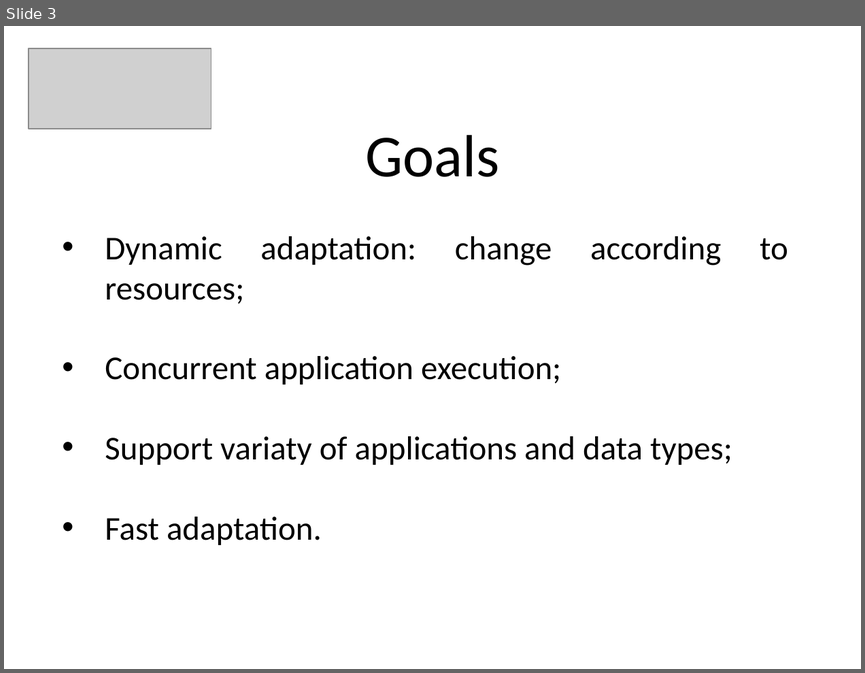
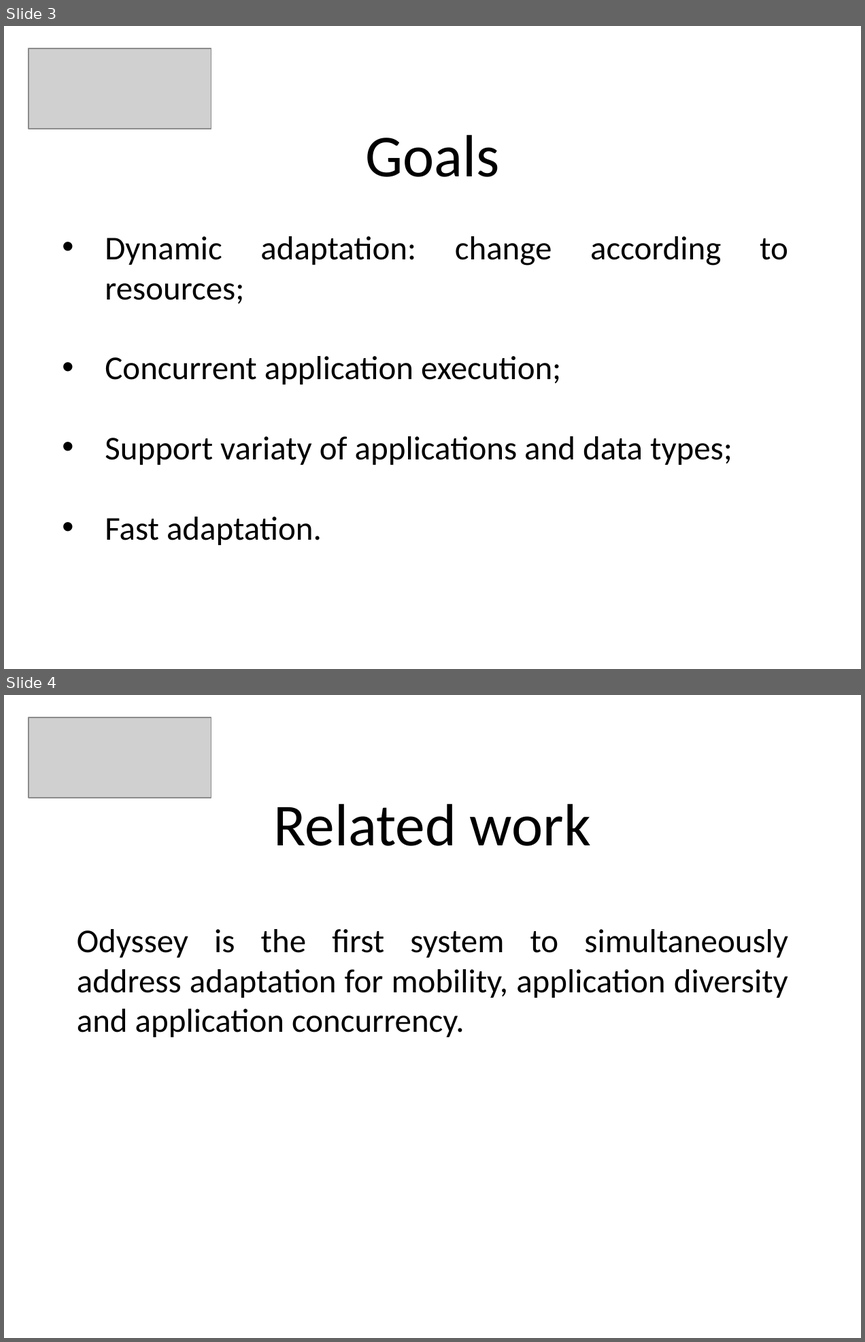
Before and after one commit to PeBraz/AirDesk, a slide deck: paper-presentation/cmov-presentation.pptx. Shown one above the other, each under a label of ours: slide 3 before the commit, slides 3 and 4 after it. The pictures are 865x673 and 865x1342 pixels, drawn with LibreOffice and Linux fonts; fonts in the diff are those of the drawing; grey boxes stand for pictures. Boxes give left, top, right and bottom in pixels: in the first picture for what was removed or moved away, otherwise in the second. Text is boxed around its words. In the diff, an @@ line names an element or a change of style, - is before the commit and + after.

```diff
--- a/paper-presentation/cmov-presentation.pptx
+++ b/paper-presentation/cmov-presentation.pptx
@@ slide 4 added at box(4, 695, 861, 1338), background #FFFFFF @@
@@ picture added at box(29, 717, 211, 798) @@
@@ title added at box(274, 804, 591, 846), 50 pt, text #000000 @@
+Related work
@@ text added at box(77, 929, 788, 1037), 28 pt, text #000000 @@
+Odyssey is the first system to simultaneously address adaptation for mobility, application diversity and application concurrency.
```
Also in this commit, not shown: 3 other slides added.
